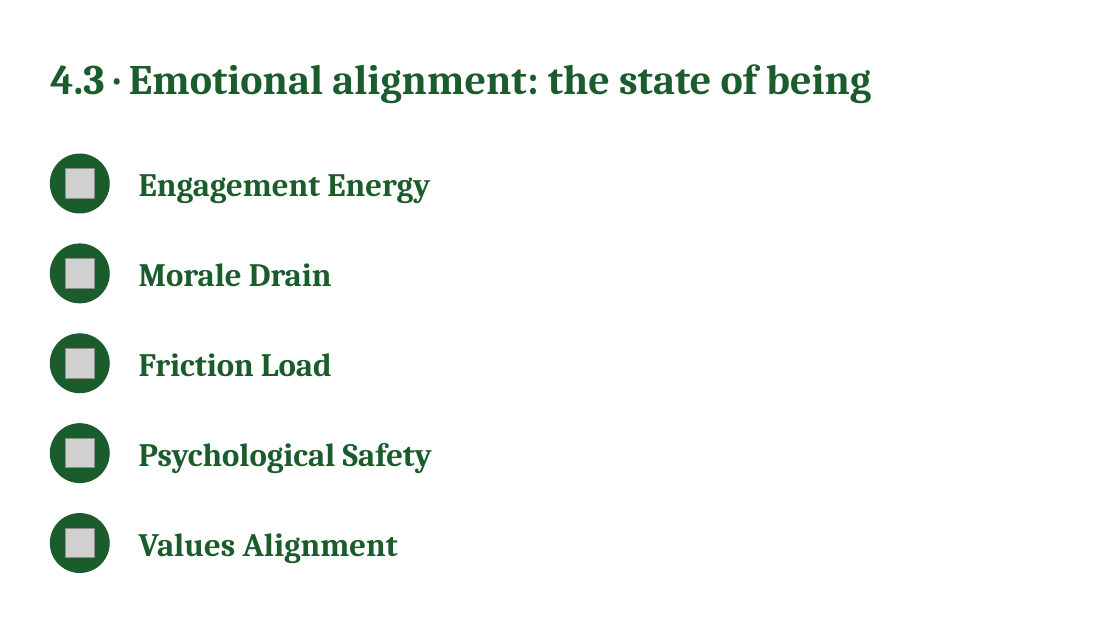
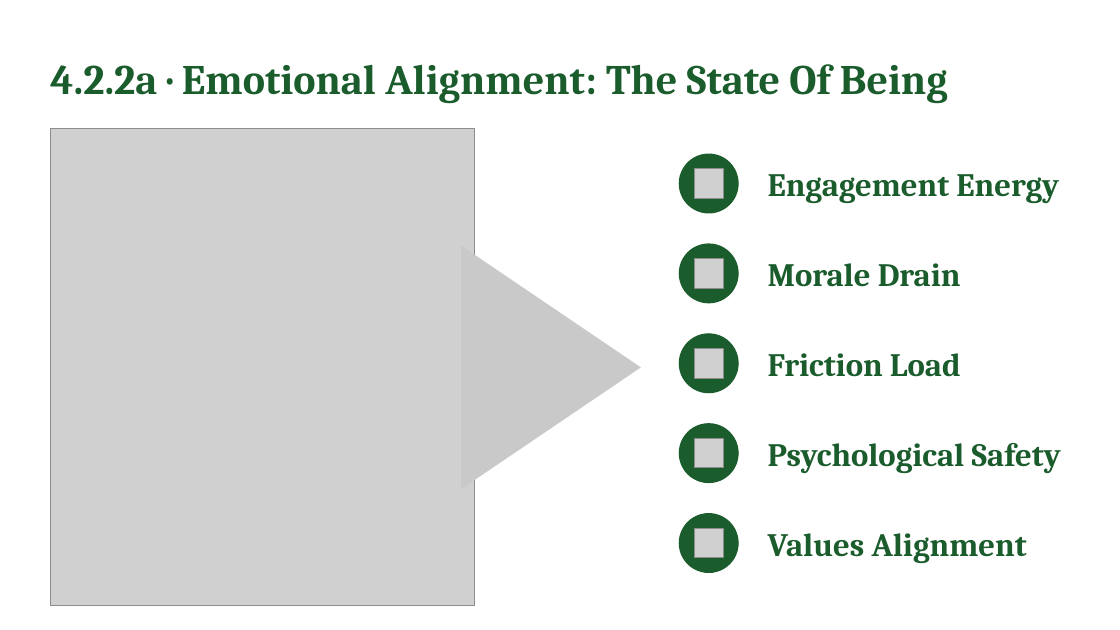
Before and after one commit to IBSL26/ibsl-platform, a slide deck: slide 23 of Unit decks/Unit 01 - Behavioural Strategy Fundamentals.pptx (slide 25 before the commit). Drawn at 1120x630 pixels with LibreOffice and Linux fonts; fonts in the diff are those of the drawing; grey boxes stand for pictures. Boxes give left, top, right and bottom in pixels: in the first picture for what was removed or moved away, otherwise in the second. Text is boxed around its words. In the diff, an @@ line names an element or a change of style, - is before the commit and + after.

Commit message:
Unit 1: participant text reframed, deck final

```diff
--- a/Unit decks/Unit 01 - Behavioural Strategy Fundamentals.pptx
+++ b/Unit decks/Unit 01 - Behavioural Strategy Fundamentals.pptx
@@ text at (50,64,948,104): text changed @@
-4.3 · Emotional alignment: the state of being
+4.2.2a · Emotional Alignment: The State Of Being
@@ picture added at (50,129,475,606) @@
@@ text "Engagement Energy": place and size @@
-text "Engagement Energy" at (139,174,430,203)
+text "Engagement Energy" at (768,174,1059,203)
@@ text "Morale Drain": place and size @@
-text "Morale Drain" at (139,263,332,287)
+text "Morale Drain" at (768,263,961,287)
@@ triangle added at (461,245,641,489), fill #C9C9C9 @@
@@ text "Friction Load": place and size @@
-text "Friction Load" at (139,353,332,377)
+text "Friction Load" at (768,353,961,377)
@@ text "Psychological Safety": place and size @@
-text "Psychological Safety" at (139,443,432,473)
+text "Psychological Safety" at (768,443,1061,473)
@@ text "Values Alignment": place and size @@
-text "Values Alignment" at (139,533,398,563)
+text "Values Alignment" at (768,533,1027,563)
@@ 5 pictures, 5 ellipses: place and size @@
-5 pictures, 5 ellipses at (50,154,109,573)
+5 pictures, 5 ellipses at (680,154,739,573)
```
Also in this commit, not shown: 25 other slides changed, 9 slides added, 11 slides removed, 3 other files.
